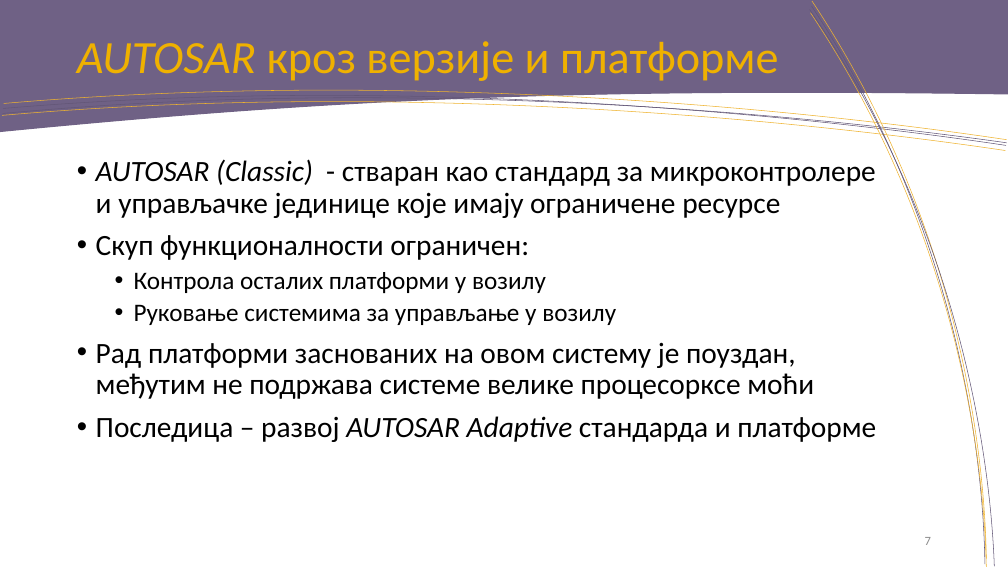
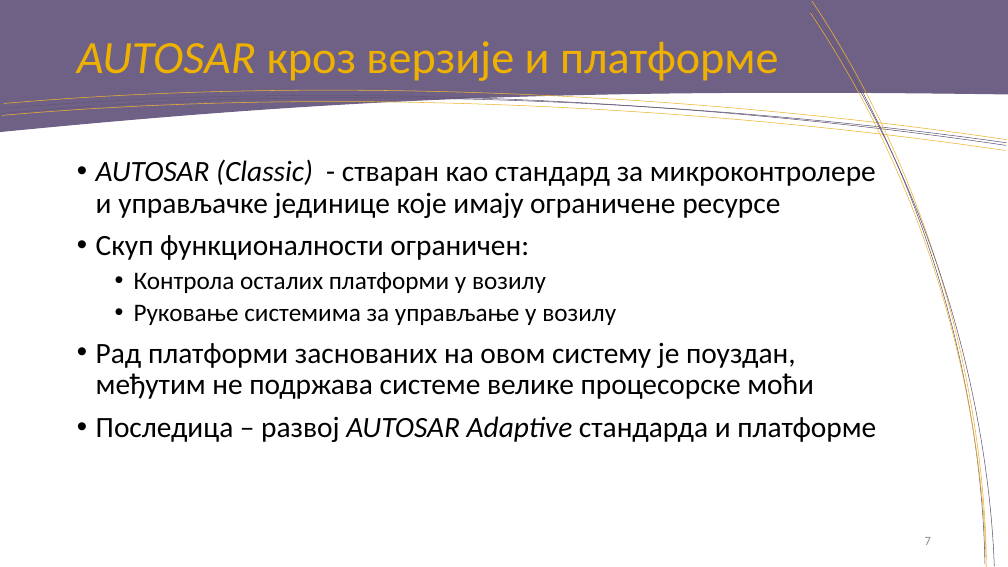
Before and after one commit to rondor1/msc, a slide deck: slide 7 of msc-e28-2018-pres.pptx. Drawn at 1008x567 pixels with LibreOffice and Linux fonts; fonts in the diff are those of the drawing; background and template pictures are left out. Boxes give left, top, right and bottom in pixels: in the first picture for what was removed or moved away, otherwise in the second. Text is boxed around its words. In the diff, an @@ line names an element or a change of style, - is before the commit and + after.

```diff
--- a/msc-e28-2018-pres.pptx
+++ b/msc-e28-2018-pres.pptx
@@ text at (96,342,814,399): text changed @@
-• Рад платформи заснованих на овом систему је поуздан, међутим не подржава системе велике процесорксе моћи
+• Рад платформи заснованих на овом систему је поуздан, међутим не подржава системе велике процесорске моћи
```
Also in this commit, not shown: 11 other slides changed, 2 slides added, 1 slide removed.
